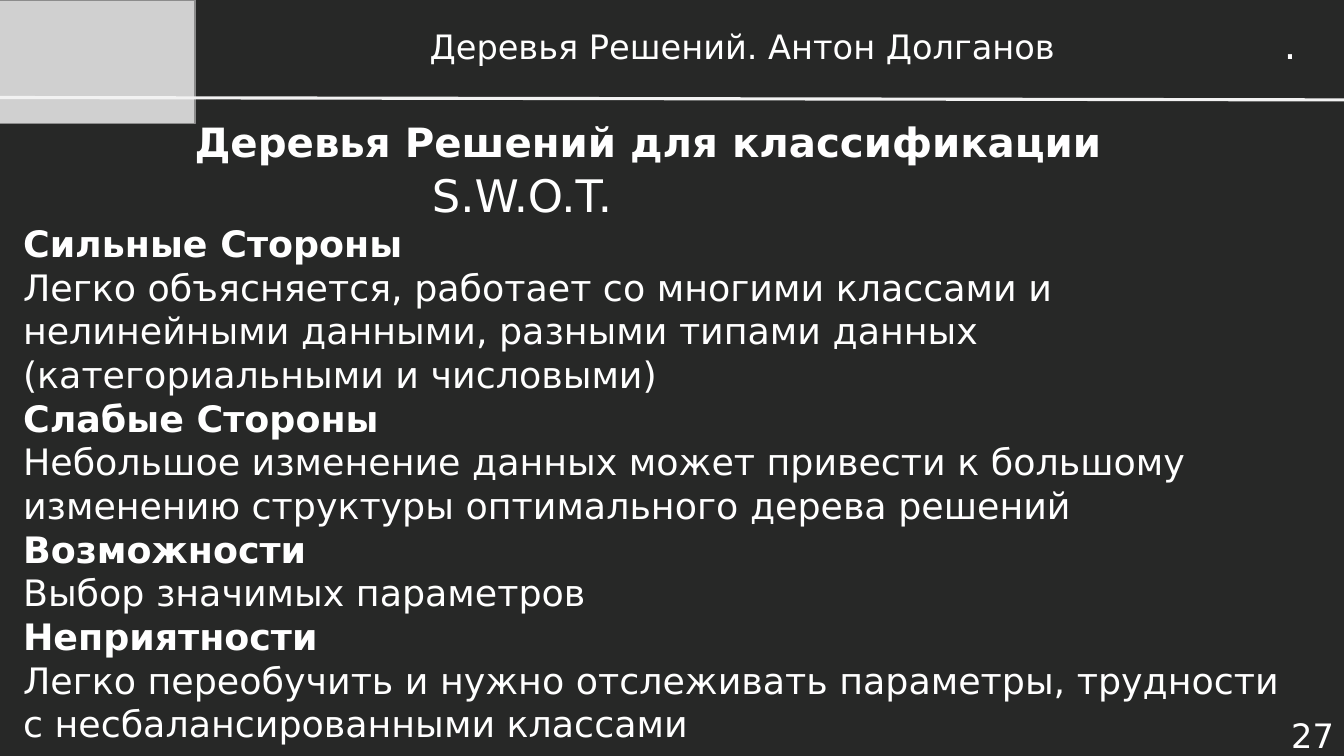
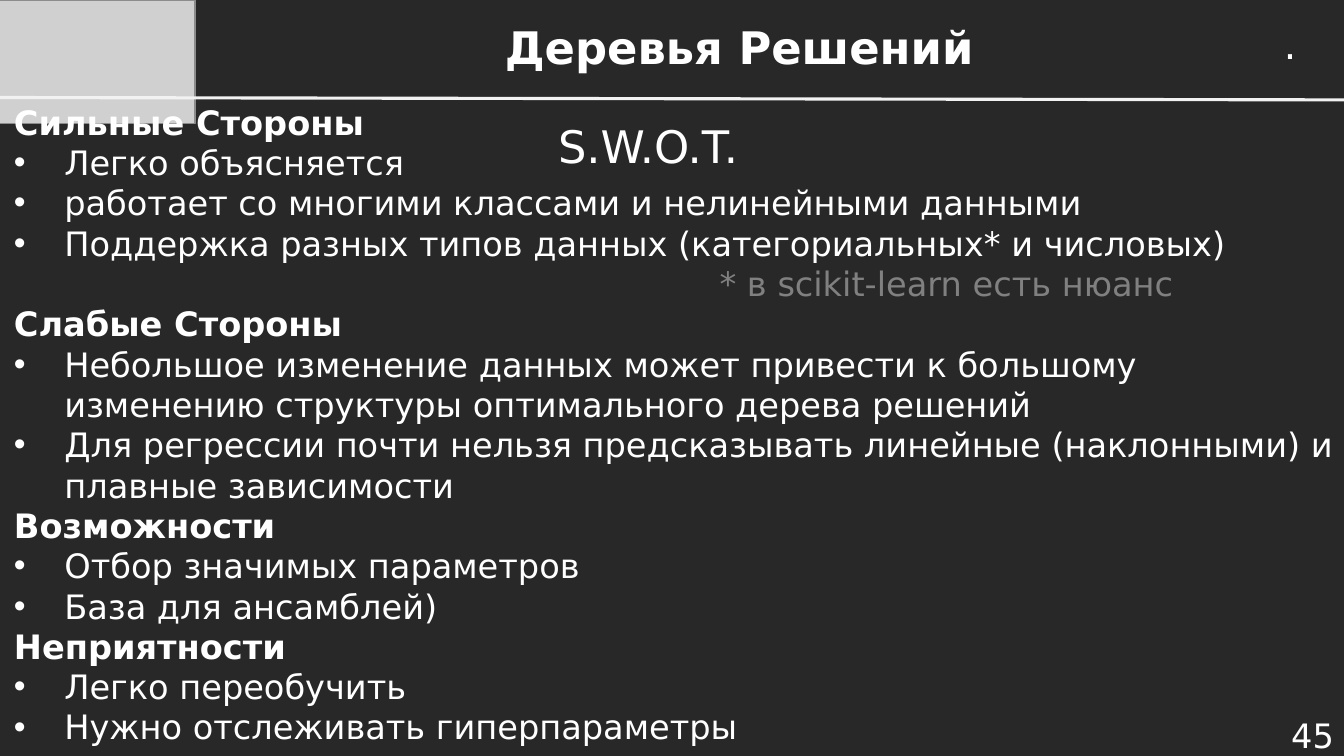
Before and after one commit to dayekb/Study, a slide deck: slide 45 of rus/UrFU/IST in Medicine/1 season/Презентации/Лекция 1.10 - Деревья Решений.pptx (slide 27 before the commit). Drawn at 1344x756 pixels with LibreOffice and Linux fonts; fonts in the diff are those of the drawing; grey boxes stand for pictures. Boxes give left, top, right and bottom in pixels: in the first picture for what was removed or moved away, otherwise in the second. Text is boxed around its words. In the diff, an @@ line names an element or a change of style, - is before the commit and + after.

```diff
--- a/rus/UrFU/IST in Medicine/1 season/Презентации/Лекция 1.10 - Деревья Решений.pptx
+++ b/rus/UrFU/IST in Medicine/1 season/Презентации/Лекция 1.10 - Деревья Решений.pptx
@@ text at (x1=505, y1=29, x2=974, y2=74): text changed; size 24 to 32 pt; bold on @@
-Деревья Решений. Антон Долганов
+Деревья Решений
@@ text "Сильные Стороны" moved from (x1=23, y1=230, x2=1279, y2=745) to (x1=14, y1=110, x2=1333, y2=746) @@
@@ text at (x1=14, y1=110, x2=1137, y2=666): size 26 to 24 pt in "Сильные Стороны", "Слабые Стороны", "Небольшое изменение данных может привести к большому ...", "Возможности" and 1 more places; bullet none to • @@
@@ text "S.W.O.T." moved from (x1=432, y1=178, x2=612, y2=213) to (x1=558, y1=129, x2=738, y2=164) @@
@@ text at (x1=64, y1=149, x2=1225, y2=297): text changed; size 26 to 24 pt @@
-Легко объясняется, работает со многими классами и нелинейными данными, разными типами данных (категориальными и числовыми)
+• Легко объясняется
+• работает со многими классами и нелинейными данными
+• Поддержка разных типов данных (категориальных* и числовых)
+* в scikit-learn есть нюанс
@@ title removed at (x1=195, y1=126, x2=1101, y2=166) @@
-Деревья Решений для классификации
@@ text at (x1=64, y1=431, x2=1333, y2=499): paragraph added @@
+• Для регрессии почти нельзя предсказывать линейные (наклонными) и плавные зависимости
@@ text at (x1=64, y1=552, x2=580, y2=624): text changed; size 26 to 24 pt @@
-Выбор значимых параметров
+• Отбор значимых параметров
+• База для ансамблей)
@@ text at (x1=64, y1=673, x2=737, y2=746): text changed; size 26 to 24 pt @@
-Легко переобучить и нужно отслеживать параметры, трудности с несбалансированными классами
+• Легко переобучить
+• Нужно отслеживать гиперпараметры
@@ page number at (x1=1291, y1=723, x2=1334, y2=749): text changed @@
-27
+45
```
Also in this commit, not shown: 42 other slides changed, 2 slides added, 3 slides removed, 14 other files.
